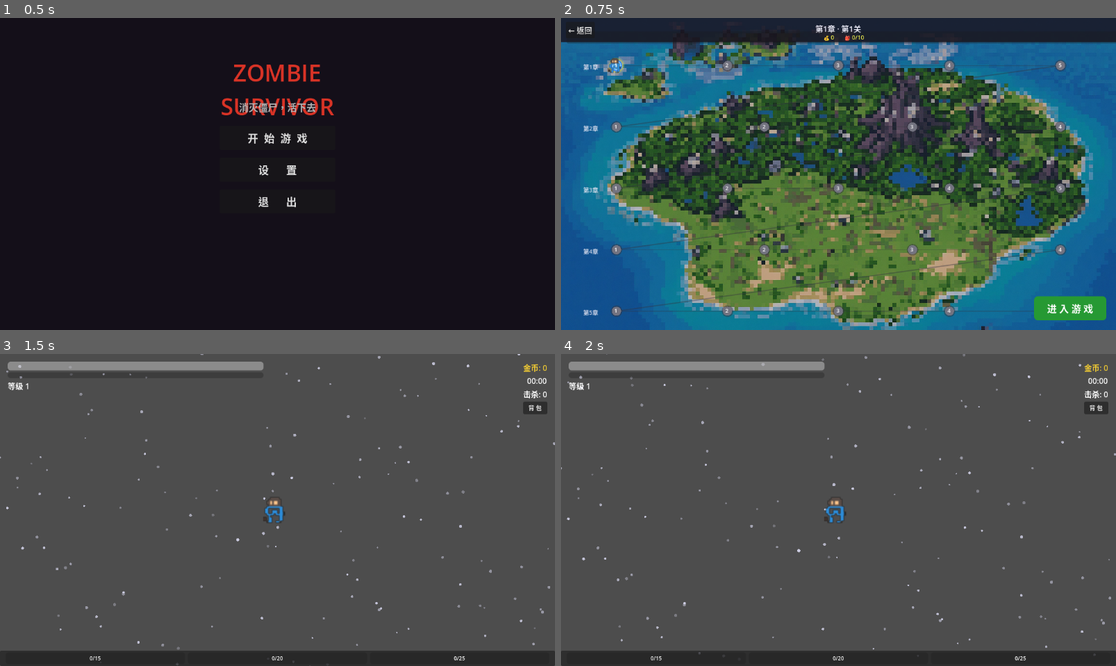
Above: before the commit, frames 1-4 (two rows, left to right).
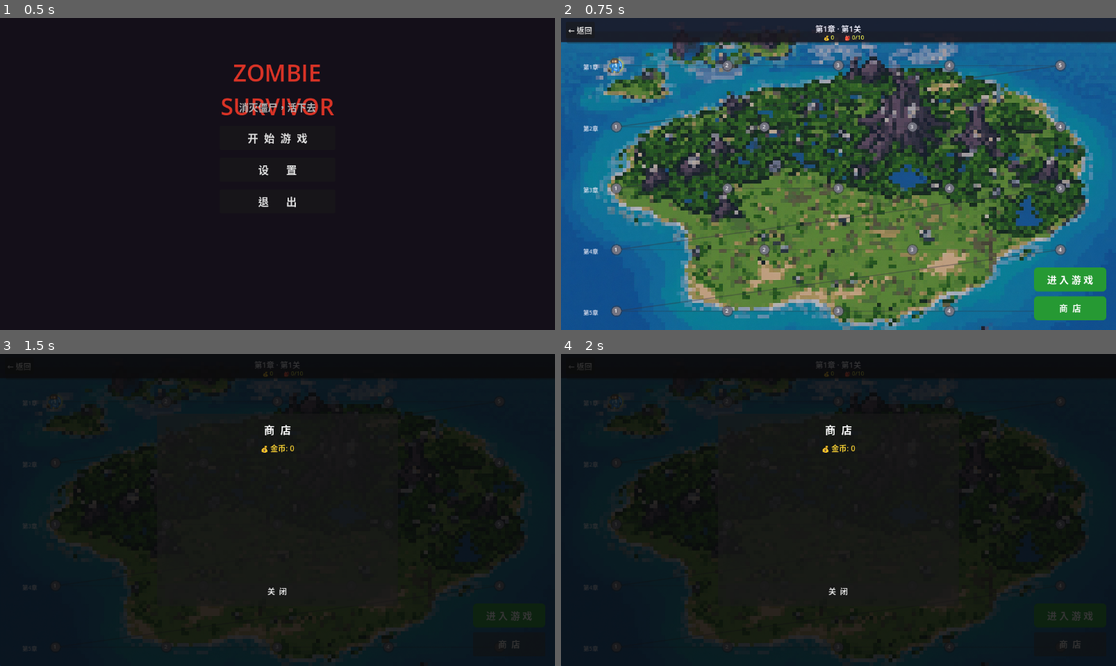
Above: after the commit, the same moments.

Repository: ebly/shoot
Game: Godot game, scene res://scenes/main_menu.tscn
Two runs of this game, one before a commit and one after it. Both use one fixed random seed, a clock stepped at 60 frames per second and the inputs below.
Inputs (mouse positions are in pixels of both pictures, inside the frame that each line leads up to):
- Up to frame 1 (0.5 s): no input
- Up to frame 2 (0.75 s): click "开 始 游 戏" at 0.5 s
- Up to frame 3 (1.5 s): click (510, 644) at 1.25 s, where only the run after the commit has a clickable "商 店"
- Up to frame 4 (2 s): no input

Frame 1 is identical in both runs. In frame 2, 1.2% of the frame differs, in the area x 85-99%, y 79-95%; in frame 3, 100%, in the area x 0-100%, y 0-100%; in frame 4, 100%.
Error after the commit: Cannot call method 'get_children' on a null value. (res://scripts/ui/shop_panel.gd:26)

Commit message:
商店系统：选关地图添加商店按钮，可用金币购买临时Buff和背包格

Diff:
--- a/scenes/chapter_select.tscn
+++ b/scenes/chapter_select.tscn
@@ -83,13 +83,29 @@
 anchor_right = 1.0
 anchor_bottom = 1.0
 offset_left = -170.0
-offset_top = -70.0
+offset_top = -130.0
 offset_right = -20.0
-offset_bottom = -20.0
+offset_bottom = -80.0
 text = "进 入 游 戏"
 theme_override_font_sizes/font_size = 20
 theme_override_colors/font_color = Color(1, 1, 1, 1)
 theme_override_styles/normal = SubResource("enter_bg")
 
+[node name="ShopButton" type="Button" parent="."]
+anchors_preset = 4
+anchor_left = 1.0
+anchor_top = 1.0
+anchor_right = 1.0
+anchor_bottom = 1.0
+offset_left = -170.0
+offset_top = -70.0
+offset_right = -20.0
+offset_bottom = -20.0
+text = "商  店"
+theme_override_font_sizes/font_size = 18
+theme_override_colors/font_color = Color(1, 1, 1, 1)
+theme_override_styles/normal = SubResource("enter_bg")
+
 [connection signal="pressed" from="TopBar/BackButton" to="." method="_on_back_pressed"]
 [connection signal="pressed" from="EnterButton" to="." method="_on_enter_pressed"]
+[connection signal="pressed" from="ShopButton" to="." method="_on_shop_pressed"]
--- /dev/null
+++ b/scenes/shop_panel.tscn
@@ -0,0 +1,62 @@
+[gd_scene load_steps=2 format=3]
+
+[ext_resource type="Script" path="res://scripts/ui/shop_panel.gd" id="1_shop"]
+
+[node name="ShopPanel" type="Panel"]
+anchors_preset = 15
+anchor_right = 1.0
+anchor_bottom = 1.0
+color = Color(0, 0, 0, 0)
+script = ExtResource("1_shop")
+
+[node name="ColorRect" type="ColorRect" parent="."]
+anchors_preset = 15
+anchor_right = 1.0
+anchor_bottom = 1.0
+color = Color(0, 0, 0, 0.55)
+mouse_filter = 2
+
+[node name="CenterPanel" type="Panel" parent="."]
+anchors_preset = 8
+anchor_left = 0.5
+anchor_top = 0.5
+anchor_right = 0.5
+anchor_bottom = 0.5
+offset_left = -250.0
+offset_top = -200.0
+offset_right = 250.0
+offset_bottom = 200.0
+
+[node name="VBox" type="VBoxContainer" parent="CenterPanel"]
+anchors_preset = 15
+anchor_right = 1.0
+anchor_bottom = 1.0
+offset_left = 16.0
+offset_top = 16.0
+offset_right = -16.0
+offset_bottom = -16.0
+theme_override_constants/separation = 10
+
+[node name="TitleLabel" type="Label" parent="CenterPanel/VBox"]
+text = "商  店"
+horizontal_alignment = 1
+theme_override_font_sizes/font_size = 22
+
+[node name="GoldLabel" type="Label" parent="CenterPanel/VBox"]
+text = "💰 金币: 0"
+horizontal_alignment = 1
+theme_override_colors/font_color = Color(0.95, 0.80, 0.20, 1)
+theme_override_font_sizes/font_size = 16
+
+[node name="Scroll" type="ScrollContainer" parent="CenterPanel/VBox"]
+size_flags_vertical = 3
+
+[node name="Grid" type="VBoxContainer" parent="CenterPanel/VBox/Scroll"]
+size_flags_horizontal = 3
+theme_override_constants/separation = 8
+
+[node name="CloseButton" type="Button" parent="CenterPanel/VBox"]
+text = "关  闭"
+theme_override_font_sizes/font_size = 16
+
+[connection signal="pressed" from="CenterPanel/VBox/CloseButton" to="." method="_on_close_pressed"]
--- a/scripts/game_manager.gd
+++ b/scripts/game_manager.gd
@@ -33,6 +33,9 @@
 var wave_active: bool = true      # 当前波是否仍在生成僵尸
 var is_stage_clear: bool = false  # 全部波次完成
 var between_waves: bool = false   # 波次间隙
+
+# 商店购买的临时增益
+var shop_buffs: Dictionary = {}
 
 const WAVE_BASE: int = 15
 const WAVE_INCREMENT: int = 5
@@ -195,6 +198,7 @@
 	wave_active = true
 	is_stage_clear = false
 	between_waves = false
+	shop_buffs.clear()
 	UpgradeManager.reset_backpack()
 	xp_changed.emit(0, xp_to_next())
 	game_started.emit()
--- a/scripts/player.gd
+++ b/scripts/player.gd
@@ -33,6 +33,19 @@
 
 	# 重新应用已装备的升级（跨关卡继承）
 	UpgradeManager.reapply_equipped(self)
+
+	# 应用商店购买的临时增益
+	var buffs: Dictionary = GameManager.shop_buffs
+	if not buffs.is_empty():
+		for key in buffs:
+			var val = buffs[key]
+			match key:
+				"buff_damage": stats.damage_mult += val
+				"buff_speed":   stats.move_speed += val
+				"buff_hp":      stats.max_hp += val; stats.hp += val
+				"buff_xp":      stats.xp_mult += val
+		# 用完清除
+		GameManager.shop_buffs.clear()
 
 	# default weapon
 	if weapons.is_empty():
--- a/scripts/ui/chapter_select.gd
+++ b/scripts/ui/chapter_select.gd
@@ -22,6 +22,7 @@
 	process_mode = PROCESS_MODE_ALWAYS
 	$TopBar/TitleLabel.hide()
 	$EnterButton.hide()
+	$ShopButton.show()
 
 	_screen_size = get_viewport_rect().size
 
@@ -165,6 +166,13 @@
 	get_tree().change_scene_to_file("res://scenes/main_menu.tscn")
 
 
+func _on_shop_pressed() -> void:
+	var shop_scene: PackedScene = preload("res://scenes/shop_panel.tscn")
+	var shop = shop_scene.instantiate()
+	add_child(shop)
+	shop.closed.connect(func(): shop.queue_free())
+
+
 func _on_enter_pressed() -> void:
 	if _selected_key == "":
 		return
--- /dev/null
+++ b/scripts/ui/shop_panel.gd
@@ -0,0 +1,89 @@
+extends Panel
+## 商店面板 — 购买临时Buff和解锁背包格。
+
+signal closed
+
+# 商品列表
+var _items: Array = []
+
+
+func _ready() -> void:
+	process_mode = PROCESS_MODE_ALWAYS
+	_refresh()
+
+
+func _refresh() -> void:
+	_items = [
+		{"name": "力量药水",   "desc": "下一关伤害 +20%",  "cost": 30, "type": "buff_damage",    "effect": 0.2},
+		{"name": "疾跑药水",   "desc": "下一关移速 +30",  "cost": 30, "type": "buff_speed",    "effect": 30},
+		{"name": "护盾药水",   "desc": "下一关生命+50",   "cost": 30, "type": "buff_hp",       "effect": 50},
+		{"name": "幸运金币",   "desc": "下一关经验+20%",  "cost": 30, "type": "buff_xp",       "effect": 0.2},
+		{"name": "背包扩容卡", "desc": "永久+1背包格",    "cost": 80, "type": "slot_unlock",  "effect": 1},
+	]
+
+	# 清空旧商品
+	var container: VBoxContainer = $VBox/Scroll/Grid
+	for c in container.get_children():
+		c.queue_free()
+
+	for item in _items:
+		var row: HBoxContainer = HBoxContainer.new()
+		row.custom_minimum_size = Vector2(0, 40)
+		container.add_child(row)
+
+		var name_lbl: Label = Label.new()
+		name_lbl.text = item["name"]
+		name_lbl.size_flags_horizontal = 3
+		name_lbl.add_theme_font_size_override("font_size", 14)
+		row.add_child(name_lbl)
+
+		var desc_lbl: Label = Label.new()
+		desc_lbl.text = item["desc"]
+		desc_lbl.size_flags_horizontal = 3
+		desc_lbl.add_theme_font_size_override("font_size", 12)
+		row.add_child(desc_lbl)
+
+		var cost_lbl: Label = Label.new()
+		cost_lbl.text = "💰%d" % item["cost"]
+		cost_lbl.add_theme_font_size_override("font_size", 14)
+		row.add_child(cost_lbl)
+
+		var buy_btn: Button = Button.new()
+		buy_btn.text = "购买"
+		buy_btn.pressed.connect(_on_buy_pressed.bind(item))
+		# 金币不足时禁用
+		if GameManager.gold < item["cost"]:
+			buy_btn.disabled = true
+		row.add_child(buy_btn)
+
+	# 顶部金币
+	$VBox/GoldLabel.text = "💰 金币: %d" % GameManager.gold
+
+
+func _on_buy_pressed(item: Dictionary) -> void:
+	if item["type"] == "slot_unlock":
+		if GameManager.gold >= item["cost"]:
+			GameManager.spend_gold(item["cost"])
+			GameManager.unlocked_backpack_slots += 1
+			SaveManager.save_game()
+			_refresh()
+		return
+
+	# 临时Buff — 存入 GameManager 供下一关使用
+	if GameManager.gold >= item["cost"]:
+		GameManager.spend_gold(item["cost"])
+		# 用偏移量形式记录 buff，进入关卡时应用
+		if not GameManager.has("shop_buffs"):
+			GameManager.set("shop_buffs", {})
+		var buffs = GameManager.get("shop_buffs")
+		if buffs == null:
+			buffs = {}
+		buffs[item["type"]] = buffs.get(item["type"], 0) + item["effect"]
+		GameManager.set("shop_buffs", buffs)
+		SaveManager.save_game()
+		_refresh()
+
+
+func _on_close_pressed() -> void:
+	closed.emit()
+	queue_free()
Not shown, changed: reasonix.toml
